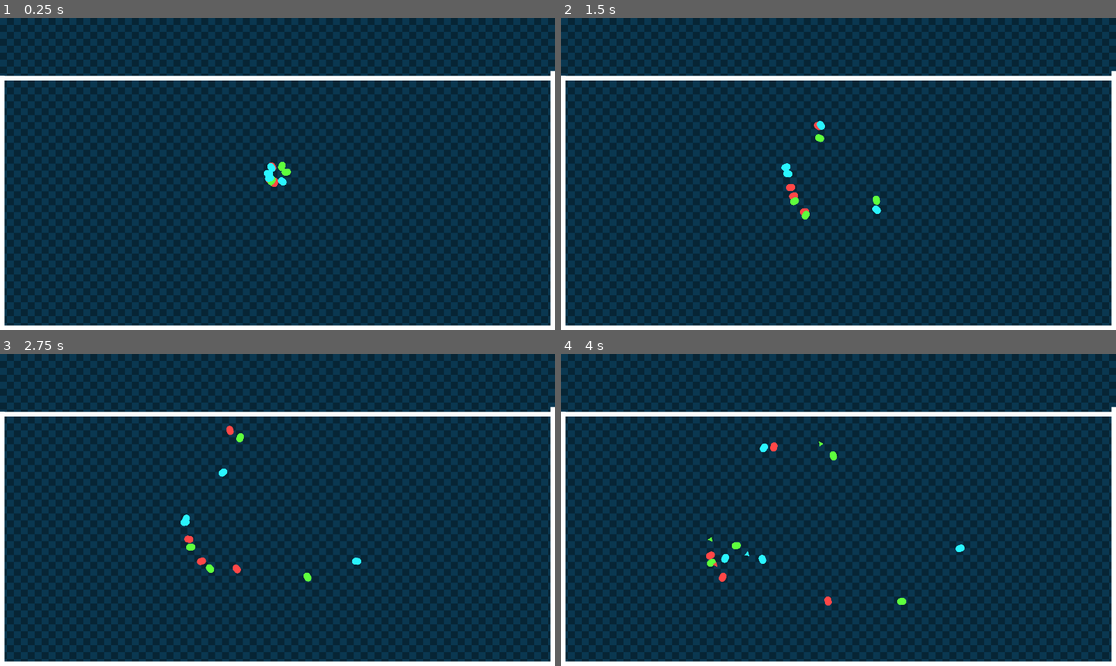
Above: before the commit, frames 1-4 (two rows, left to right).
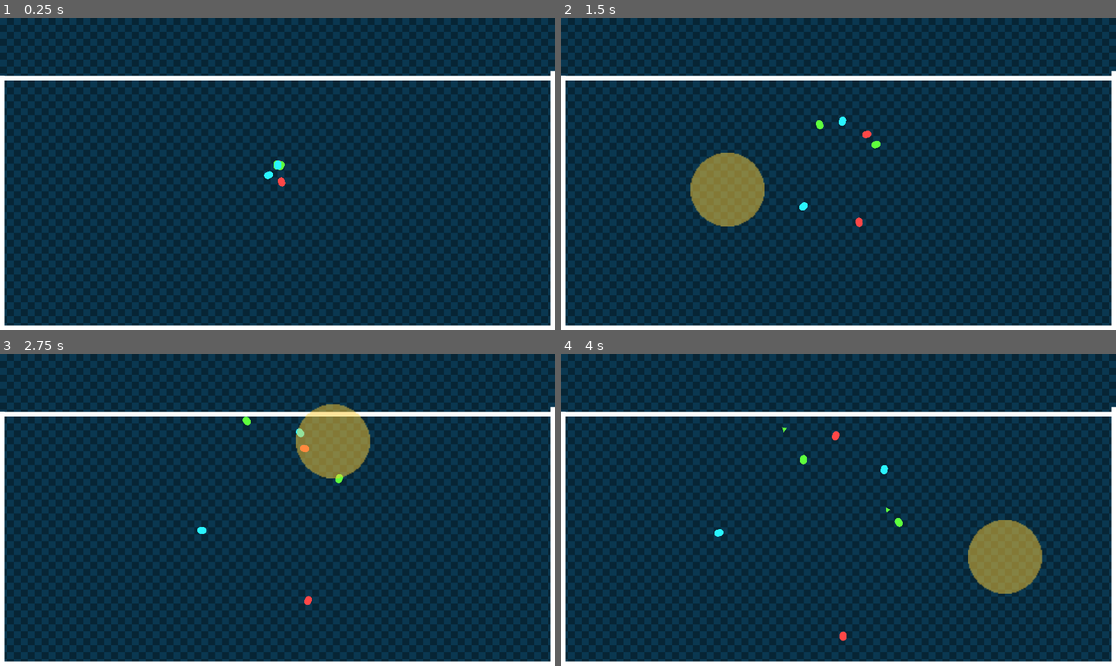
Above: after the commit, the same moments.

Repository: zhimingc/ld55-summon-herding
Game: Godot game, scene res://Levels/main_level.tscn
Two runs of this game, one before a commit and one after it. Both use one fixed random seed, a clock stepped at 60 frames per second and the inputs below.
Inputs (mouse positions are in pixels of both pictures, inside the frame that each line leads up to):
- Up to frame 1 (0.25 s): no input
- Up to frame 2 (1.5 s): tap Enter (ui_accept) at 0.5, 0.77 s; move the mouse to (960, 158) at 0.52 s; hold D 0.53-1.28 s; click (960, 158) at 0.6 s; move the mouse to (727, 189) at 1.27 s; hold S from 1.28 s (still down); click (727, 189) at 1.35 s
- Up to frame 3 (2.75 s): tap Enter (ui_accept) at 1.52 s; move the mouse to (333, 441) at 2.02 s; release S at 2.03 s; hold D from 2.03 s (still down); hold F from 2.03 s (still down); click (333, 441) at 2.3 s
- Up to frame 4 (4 s): move the mouse to (810, 572) at 2.77 s; release D at 2.78 s; release F at 2.78 s; hold W 2.78-3.53 s; tap Space at 2.85 s; tap Enter (ui_accept) at 3.02, 3.77 s; click (810, 572) at 3.05 s; move the mouse to (1005, 556) at 3.52 s; hold A from 3.53 s (still down); click (1005, 556) at 3.6 s

The runs differ from the first frame. In frame 1, 0.2% of the frame differs, in the area x 47-53%, y 45-55%; in frame 2, 3.0%; in frame 3, 3.0%; in frame 4, 3.2%, in the area x 26-87%, y 23-92%.

Commit message:
Basic herding action

Diff:
--- a/Levels/main_level.tscn
+++ b/Levels/main_level.tscn
@@ -1,10 +1,11 @@
-[gd_scene load_steps=7 format=3 uid="uid://bfp246hghibas"]
+[gd_scene load_steps=8 format=3 uid="uid://bfp246hghibas"]
 
 [ext_resource type="Texture2D" uid="uid://sapue6imynhh" path="res://Textures/checker-48.png" id="1_0k0d3"]
 [ext_resource type="Script" path="res://addons/phantom_camera/scripts/phantom_camera/phantom_camera_2D.gd" id="1_7vnfq"]
 [ext_resource type="Script" path="res://addons/phantom_camera/scripts/phantom_camera_host/phantom_camera_host.gd" id="2_3mnxm"]
-[ext_resource type="PackedScene" uid="uid://c1ksu1fu01ef0" path="res://Summoner/summoner.tscn" id="4_7air1"]
+[ext_resource type="PackedScene" uid="uid://c1ksu1fu01ef0" path="res://Unit/Summoner/summoner.tscn" id="4_7air1"]
 [ext_resource type="Script" path="res://Levels/LevelWalls.gd" id="6_tm8t4"]
+[ext_resource type="PackedScene" uid="uid://ckcmvkyqbyyak" path="res://Player/player.tscn" id="7_1tprx"]
 [ext_resource type="PackedScene" uid="uid://fa58l18750k6" path="res://Wall/wall.tscn" id="7_8dkqf"]
 
 [node name="MainLevel" type="Node2D"]
@@ -84,26 +85,4 @@
 modulate = Color(0.160784, 0.956863, 1, 1)
 move_speed = 124.0
 
-[node name="Summoner7" parent="Summoners" instance=ExtResource("4_7air1")]
-modulate = Color(1, 0.278431, 0.278431, 1)
-move_speed = 124.0
-
-[node name="Summoner8" parent="Summoners" instance=ExtResource("4_7air1")]
-modulate = Color(0.368627, 1, 0.239216, 1)
-move_speed = 124.0
-
-[node name="Summoner9" parent="Summoners" instance=ExtResource("4_7air1")]
-modulate = Color(0.160784, 0.956863, 1, 1)
-move_speed = 124.0
-
-[node name="Summoner10" parent="Summoners" instance=ExtResource("4_7air1")]
-modulate = Color(1, 0.278431, 0.278431, 1)
-move_speed = 124.0
-
-[node name="Summoner11" parent="Summoners" instance=ExtResource("4_7air1")]
-modulate = Color(0.368627, 1, 0.239216, 1)
-move_speed = 124.0
-
-[node name="Summoner12" parent="Summoners" instance=ExtResource("4_7air1")]
-modulate = Color(0.160784, 0.956863, 1, 1)
-move_speed = 124.0
+[node name="Player" parent="." instance=ExtResource("7_1tprx")]
--- /dev/null
+++ b/Player/player.gd
@@ -0,0 +1,21 @@
+extends Node2D
+
+@export var herd_radius : float
+
+@onready var herd_area : Area2D = $OverlapArea
+
+func _ready():
+	herd_area.get_node("CollisionShape2D").shape.radius = herd_radius
+	herd_area.get_node("Sprite2D").global_scale = Vector2.ONE * herd_radius / 32.0
+
+func default_herd():
+	herd_area.visible = true
+	var herded = herd_area.get_overlapping_bodies()
+	for unit : Node in herded:
+		if unit.is_in_group("Unit"):
+			unit.set_move_dir((unit.global_position - herd_area.global_position).normalized())
+
+func _process(delta):
+	herd_area.global_position = get_global_mouse_position()
+	if Input.is_action_just_pressed("herd"):
+		default_herd()
--- /dev/null
+++ b/Player/player.tscn
@@ -0,0 +1,24 @@
+[gd_scene load_steps=4 format=3 uid="uid://ckcmvkyqbyyak"]
+
+[ext_resource type="Script" path="res://Player/player.gd" id="1_o3e85"]
+[ext_resource type="Texture2D" uid="uid://ceftm0jfks1bv" path="res://Textures/circle_64.png" id="1_yk11w"]
+
+[sub_resource type="CircleShape2D" id="CircleShape2D_lendr"]
+radius = 128.0
+
+[node name="Player" type="Node2D"]
+script = ExtResource("1_o3e85")
+herd_radius = 128.0
+
+[node name="OverlapArea" type="Area2D" parent="."]
+visible = false
+position = Vector2(-160, -128)
+collision_mask = 3
+
+[node name="CollisionShape2D" type="CollisionShape2D" parent="OverlapArea"]
+shape = SubResource("CircleShape2D_lendr")
+
+[node name="Sprite2D" type="Sprite2D" parent="OverlapArea"]
+modulate = Color(1, 0.803922, 0.211765, 0.498039)
+scale = Vector2(4, 4)
+texture = ExtResource("1_yk11w")
--- a/Summoner/summoner.gd
+++ /dev/null
@@ -1,82 +0,0 @@
-extends StaticBody2D
-
-@export var summie_scene : PackedScene
-@export var move_speed : float
-@export var rotate_speed : float
-@export var avoidance_fac : float
-
-@onready var overlap : Area2D = $OverlapArea
-
-var velocity : Vector2
-var move_dir : Vector2
-var noise_coord : float
-var noise_gen : FastNoiseLite
-var prev_noise : float
-
-# summoning vars
-@export var summon_rate : Vector2
-@export var summon_range : Vector2
-var summon_timer : float
-
-func _ready():
-	noise_gen = FastNoiseLite.new()
-	noise_gen.set_frequency(0.25)
-	var noise_seed = randi()
-	noise_gen.set_seed(noise_seed)
-	move_dir = Vector2.from_angle(randf() * 6.2) # scale random float by radians in 360 degrees
-	reset_summoning()
-
-func _physics_process(delta):
-	velocity = move_dir * move_speed * delta
-	move_and_collide(velocity)
-
-func update_movement(delta):
-	noise_coord += delta
-	var cur_noise = noise_gen.get_noise_1d(noise_coord) * 100
-	var noise_delta = clamp(cur_noise - prev_noise, -2.0, 2.0)
-	prev_noise = cur_noise
-	move_dir = move_dir.rotated(noise_delta * rotate_speed * delta)
-	wall_avoidance()
-	look_at(global_position + move_dir)
-
-func _process(delta):
-	update_movement(delta)
-	update_summoning(delta)
-
-func wall_avoidance() -> void:
-	var close_walls = get_overlapping_walls()
-	var avoid_vec : Vector2 = Vector2()
-	for wall : Node2D in close_walls:
-		avoid_vec += (global_position - wall.global_position).normalized()
-	avoid_vec = avoid_vec.normalized()
-	move_dir = (move_dir + avoid_vec * avoidance_fac * close_walls.size()).normalized()
-
-func get_overlapping_walls() -> Array:
-	var overlapped_bodies = overlap.get_overlapping_bodies()
-	var overlapped_walls : Array
-	for body : Node in overlapped_bodies:
-		if body.is_in_group("Wall"):
-			overlapped_walls.append(body)
-	return overlapped_walls
-
-func reset_summoning() -> void:
-	summon_timer = randf_range(summon_rate.x, summon_rate.y)
-
-func update_summoning(delta) -> void:
-	summon_timer -= delta
-	if summon_timer <= 0.0:
-		summon()
-		reset_summoning()
-	pass
-
-func summon() -> void:
-	var new_summie = summie_scene.instantiate() as Node2D
-	new_summie.global_position = get_summon_pos()
-	new_summie.modulate = modulate
-	get_tree().root.add_child(new_summie)
-	pass
-
-func get_summon_pos() -> Vector2:
-	var summon_dist = randf_range(summon_range.x, summon_range.y)
-	var summon_pos = global_position + Vector2.ONE.rotated(randf() * 6.2).normalized() * summon_dist
-	return summon_pos
--- /dev/null
+++ b/Unit/Summies/summie.gd
@@ -0,0 +1 @@
+extends Unit
--- a/Summies/summie.tscn
+++ b/Unit/Summies/summie.tscn
@@ -1,8 +1,8 @@
 [gd_scene load_steps=6 format=3 uid="uid://bvm3fptvjsiue"]
 
-[ext_resource type="Script" path="res://Summies/summie.gd" id="1_4w1vx"]
-[ext_resource type="Texture2D" uid="uid://cgednr1g3aa3x" path="res://Textures/triangle-64.png" id="1_6obcg"]
-[ext_resource type="Texture2D" uid="uid://clc1n40n24g50" path="res://Textures/capsule_64.png" id="3_0m241"]
+[ext_resource type="Script" path="res://Unit/Summies/summie.gd" id="1_l2nad"]
+[ext_resource type="Texture2D" uid="uid://cgednr1g3aa3x" path="res://Textures/triangle-64.png" id="2_prlmo"]
+[ext_resource type="Texture2D" uid="uid://clc1n40n24g50" path="res://Textures/capsule_64.png" id="3_abjmx"]
 
 [sub_resource type="CircleShape2D" id="CircleShape2D_hoe0h"]
 radius = 8.0
@@ -11,9 +11,9 @@
 radius = 48.0
 height = 176.0
 
-[node name="Summie" type="StaticBody2D"]
-collision_layer = 0
-script = ExtResource("1_4w1vx")
+[node name="Summie" type="StaticBody2D" groups=["Summie", "Unit"]]
+collision_layer = 2
+script = ExtResource("1_l2nad")
 move_speed = 48.0
 rotate_speed = 2.0
 avoidance_fac = 0.05
--- /dev/null
+++ b/Unit/Summoner/summoner.gd
@@ -0,0 +1,42 @@
+extends Unit
+
+@export var summie_scene : PackedScene
+
+# summoning vars
+@export var summon_rate : Vector2
+@export var summon_range : Vector2
+var summon_timer : float
+
+func _ready():
+	init_movement()
+	reset_summoning()
+
+func _physics_process(delta):
+	velocity = move_dir * move_speed * delta
+	move_and_collide(velocity)
+
+func _process(delta):
+	update_movement(delta)
+	update_summoning(delta)
+
+func reset_summoning() -> void:
+	summon_timer = randf_range(summon_rate.x, summon_rate.y)
+
+func update_summoning(delta) -> void:
+	summon_timer -= delta
+	if summon_timer <= 0.0:
+		summon()
+		reset_summoning()
+	pass
+
+func summon() -> void:
+	var new_summie = summie_scene.instantiate() as Node2D
+	new_summie.global_position = get_summon_pos()
+	new_summie.modulate = modulate
+	get_tree().root.add_child(new_summie)
+	pass
+
+func get_summon_pos() -> Vector2:
+	var summon_dist = randf_range(summon_range.x, summon_range.y)
+	var summon_pos = global_position + Vector2.ONE.rotated(randf() * 6.2).normalized() * summon_dist
+	return summon_pos
--- a/Summoner/summoner.tscn
+++ b/Unit/Summoner/summoner.tscn
@@ -1,8 +1,8 @@
 [gd_scene load_steps=6 format=3 uid="uid://c1ksu1fu01ef0"]
 
-[ext_resource type="Script" path="res://Summoner/summoner.gd" id="1_mayr5"]
+[ext_resource type="Script" path="res://Unit/Summoner/summoner.gd" id="1_mayr5"]
 [ext_resource type="Texture2D" uid="uid://clc1n40n24g50" path="res://Textures/capsule_64.png" id="1_p76l5"]
-[ext_resource type="PackedScene" uid="uid://bvm3fptvjsiue" path="res://Summies/summie.tscn" id="2_fo4sc"]
+[ext_resource type="PackedScene" uid="uid://bvm3fptvjsiue" path="res://Unit/Summies/summie.tscn" id="2_fo4sc"]
 
 [sub_resource type="CircleShape2D" id="CircleShape2D_fdsph"]
 radius = 16.0
@@ -11,15 +11,15 @@
 radius = 48.0
 height = 176.0
 
-[node name="Summoner" type="StaticBody2D"]
+[node name="Summoner" type="StaticBody2D" groups=["Unit"]]
 collision_layer = 2
 script = ExtResource("1_mayr5")
 summie_scene = ExtResource("2_fo4sc")
+summon_rate = Vector2(3, 6)
+summon_range = Vector2(16, 64)
 move_speed = 64.0
 rotate_speed = 2.0
 avoidance_fac = 0.05
-summon_rate = Vector2(3, 6)
-summon_range = Vector2(16, 64)
 
 [node name="CollisionShape2D" type="CollisionShape2D" parent="."]
 shape = SubResource("CircleShape2D_fdsph")
--- a/Summies/summie.gd
+++ b/Unit/unit.gd
@@ -1,4 +1,6 @@
 extends StaticBody2D
+
+class_name Unit
 
 @export var move_speed : float
 @export var rotate_speed : float
@@ -52,3 +54,6 @@
 		if body.is_in_group("Wall"):
 			overlapped_walls.append(body)
 	return overlapped_walls
+
+func set_move_dir(new_dir) -> void:
+	move_dir = new_dir
--- a/project.godot
+++ b/project.godot
@@ -24,6 +24,14 @@
 
 enabled=PackedStringArray("res://addons/phantom_camera/plugin.cfg")
 
+[input]
+
+herd={
+"deadzone": 0.5,
+"events": [Object(InputEventMouseButton,"resource_local_to_scene":false,"resource_name":"","device":-1,"window_id":0,"alt_pressed":false,"shift_pressed":false,"ctrl_pressed":false,"meta_pressed":false,"button_mask":0,"position":Vector2(0, 0),"global_position":Vector2(0, 0),"factor":1.0,"button_index":1,"canceled":false,"pressed":false,"double_click":false,"script":null)
+]
+}
+
 [rendering]
 
 renderer/rendering_method="gl_compatibility"
Not shown: 2 places in Unit/Summies/summie.tscn that only renumber resources
